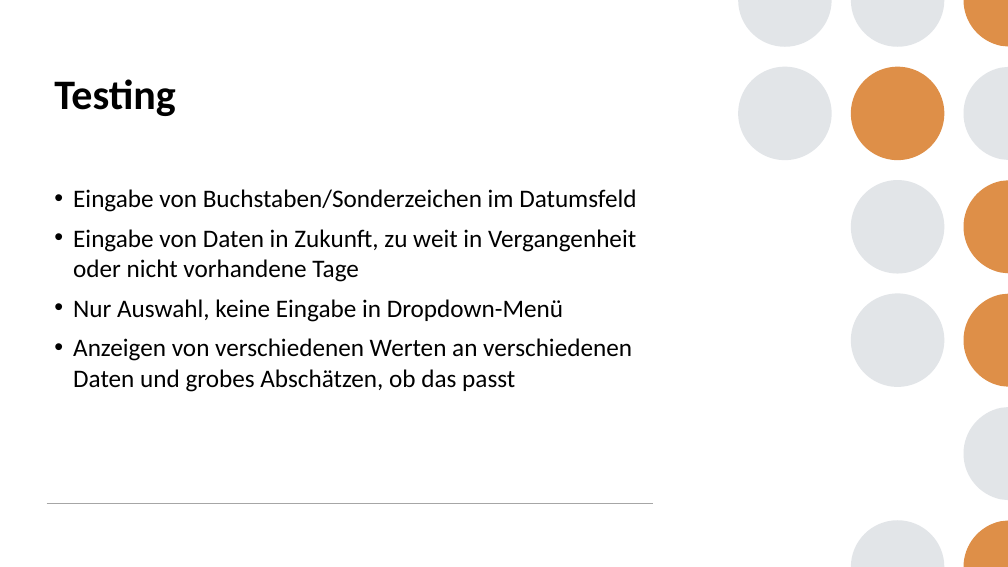
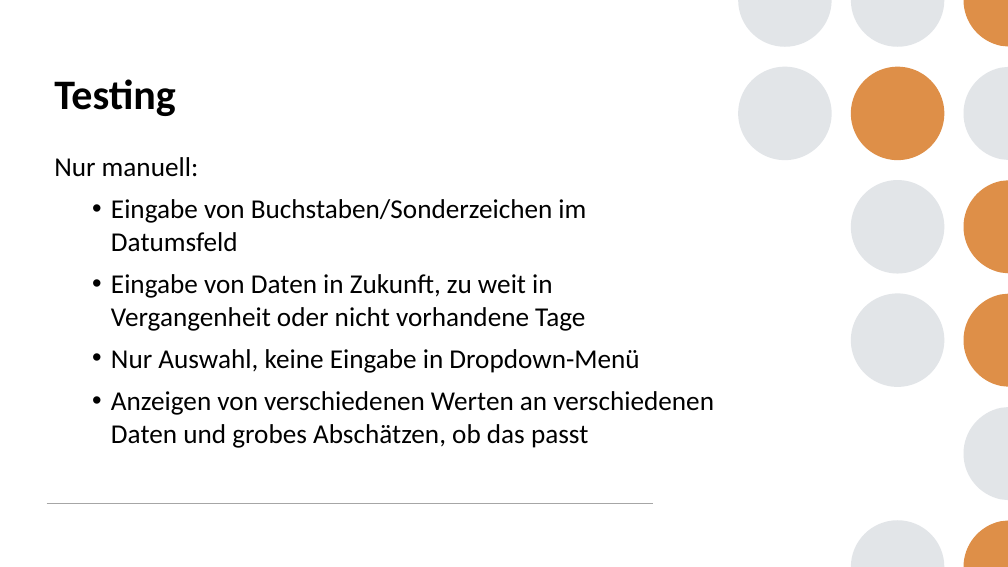
Before and after one commit to AllieW99/Feinstaubstation, a slide deck: slide 15 of Documentation/Abschlusspräsentation.pptx. Drawn at 1008x567 pixels with LibreOffice and Linux fonts; fonts in the diff are those of the drawing. Boxes give left, top, right and bottom in pixels: in the first picture for what was removed or moved away, otherwise in the second. Text is boxed around its words. In the diff, an @@ line names an element or a change of style, - is before the commit and + after.

```diff
--- a/Documentation/Abschlusspräsentation.pptx
+++ b/Documentation/Abschlusspräsentation.pptx
@@ text "Nur manuell:": place and size @@
-text "Nur manuell:" at [73, 189, 636, 392]
+text "Nur manuell:" at [54, 157, 714, 448]
@@ text at [54, 157, 199, 177]: paragraph added @@
+Nur manuell:
@@ text at [111, 199, 714, 448]: size 24 to 25.9 pt; list level 1 to 2 in "Eingabe von Buchstaben/Sonderzeichen im Datumsfeld"; list level 1 to 2 in "Eingabe von Daten in Zukunft, ..."; list level 1 to 2 in "Nur Auswahl, keine Eingabe in ..."; list level 1 to 2 in "Anzeigen von verschiedenen Werten an ..." @@
```
Also in this commit, not shown: 4 other slides changed.
